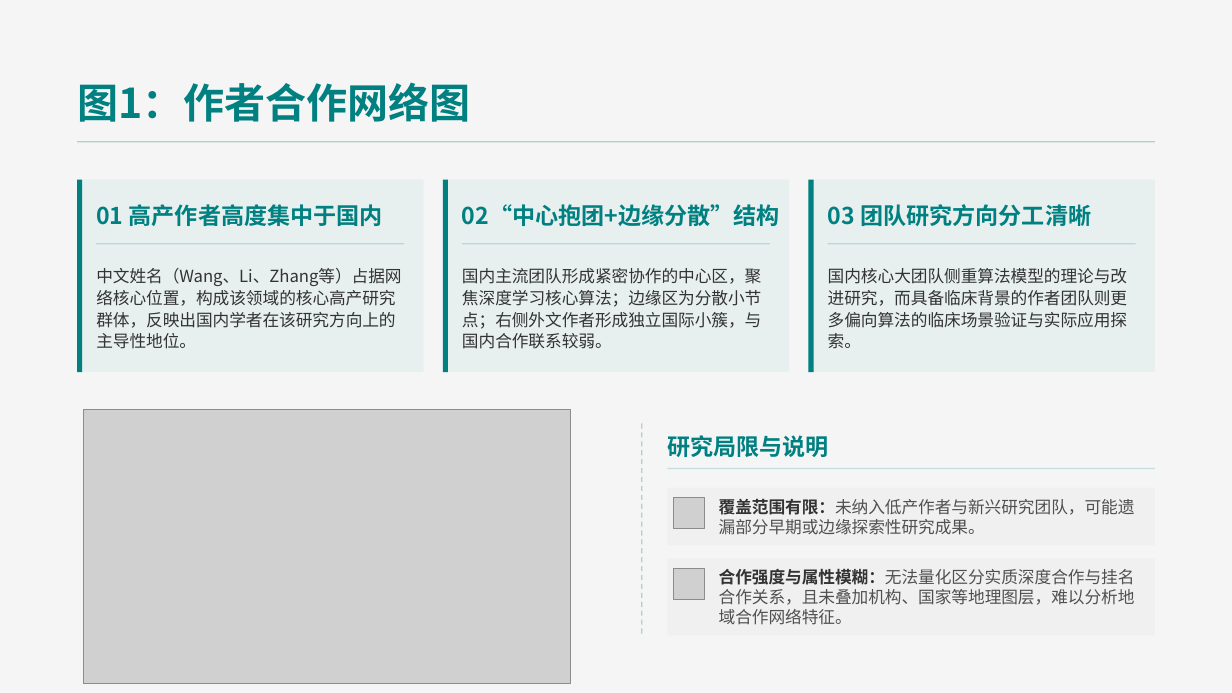
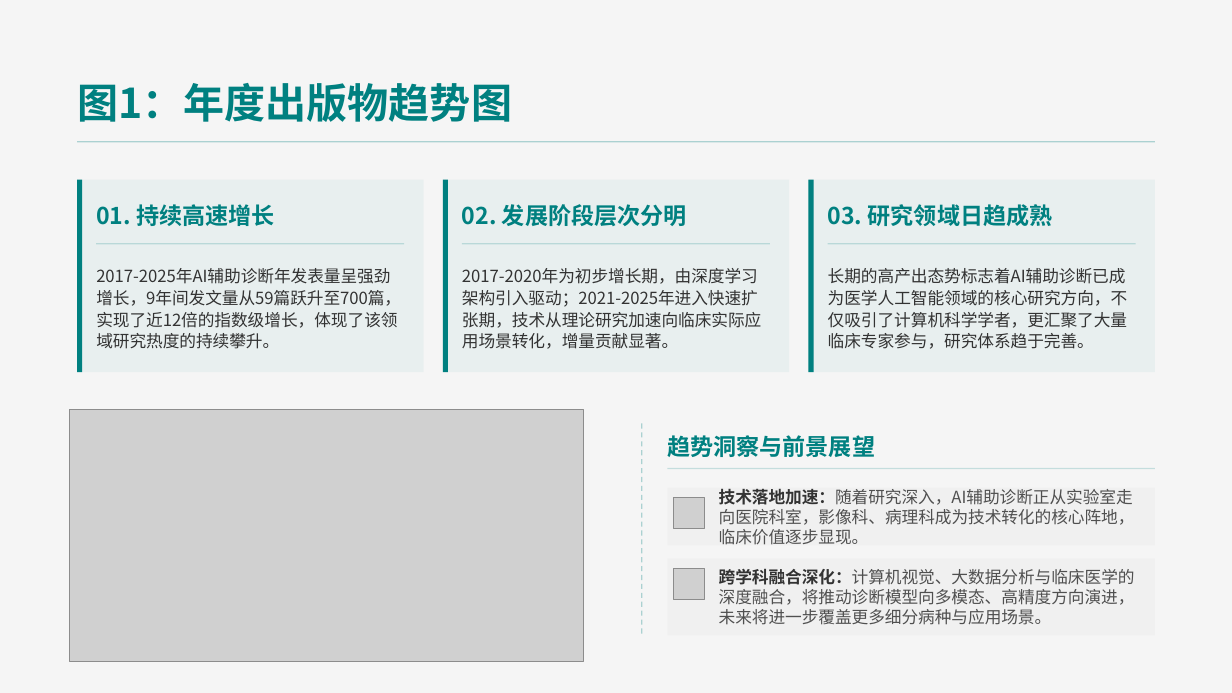
Before and after one commit to xzy11239/bibliometrics-project, a slide deck: slide 7 of presentation/人工智能辅助诊断的文献计量与知识图谱研究.pptx. Drawn at 1232x693 pixels with LibreOffice and Linux fonts; fonts in the diff are those of the drawing; grey boxes stand for pictures. Boxes give left, top, right and bottom in pixels: in the first picture for what was removed or moved away, otherwise in the second. Text is boxed around its words. In the diff, an @@ line names an element or a change of style, - is before the commit and + after.

```diff
--- a/presentation/人工智能辅助诊断的文献计量与知识图谱研究.pptx
+++ b/presentation/人工智能辅助诊断的文献计量与知识图谱研究.pptx
@@ text at [77, 83, 512, 122]: text changed @@
-图1：作者合作网络图
+图1：年度出版物趋势图
@@ text at [96, 204, 275, 226]: text changed @@
-01 高产作者高度集中于国内
+01. 持续高速增长
@@ text at [462, 204, 687, 226]: text changed @@
-02“中心抱团+边缘分散”结构
+02. 发展阶段层次分明
@@ text at [828, 204, 1053, 226]: text changed @@
-03 团队研究方向分工清晰
+03. 研究领域日趋成熟
@@ text at [96, 268, 401, 349]: text changed @@
-中文姓名（Wang、Li、Zhang等）占据网络核心位置，构成该领域的核心高产研究群体，反映出国内学者在该研究方向上的主导性地位。
+2017-2025年AI辅助诊断年发表量呈强劲增长，9年间发文量从59篇跃升至700篇，实现了近12倍的指数级增长，体现了该领域研究热度的持续攀升。
@@ text at [462, 268, 761, 349]: text changed @@
-国内主流团队形成紧密协作的中心区，聚焦深度学习核心算法；边缘区为分散小节点；右侧外文作者形成独立国际小簇，与国内合作联系较弱。
+2017-2020年为初步增长期，由深度学习架构引入驱动；2021-2025年进入快速扩张期，技术从理论研究加速向临床实际应用场景转化，增量贡献显著。
@@ text at [828, 268, 1128, 349]: text changed @@
-国内核心大团队侧重算法模型的理论与改进研究，而具备临床背景的作者团队则更多偏向算法的临床场景验证与实际应用探索。
+长期的高产出态势标志着AI辅助诊断已成为医学人工智能领域的核心研究方向，不仅吸引了计算机科学学者，更汇聚了大量临床专家参与，研究体系趋于完善。
@@ picture: place and size @@
-picture at [83, 409, 570, 684]
+picture at [69, 409, 583, 661]
@@ text at [667, 435, 875, 457]: text changed @@
-研究局限与说明
+趋势洞察与前景展望
@@ text in rounded rectangle at [719, 489, 1135, 545]: text changed @@
-覆盖范围有限：未纳入低产作者与新兴研究团队，可能遗漏部分早期或边缘探索性研究成果。
+技术落地加速：随着研究深入，AI辅助诊断正从实验室走向医院科室，影像科、病理科成为技术转化的核心阵地，临床价值逐步显现。
@@ rounded rectangle "技术落地加速：随着研究深入，AI辅助诊断正从实验室走向医院科室，影像科、病理科成为技术转化的核心阵地，临床价值逐步显现。": place and size @@
-rounded rectangle "技术落地加速：随着研究深入，AI辅助诊断正从实验室走向医院科室，影像科、病理科成为技术转化的核心阵地，临床价值逐步显现。" at [719, 499, 1135, 535]
+rounded rectangle "技术落地加速：随着研究深入，AI辅助诊断正从实验室走向医院科室，影像科、病理科成为技术转化的核心阵地，临床价值逐步显现。" at [719, 488, 1142, 545]
@@ text at [719, 569, 1135, 625]: text changed @@
-合作强度与属性模糊：无法量化区分实质深度合作与挂名合作关系，且未叠加机构、国家等地理图层，难以分析地域合作网络特征。
+跨学科融合深化：计算机视觉、大数据分析与临床医学的深度融合，将推动诊断模型向多模态、高精度方向演进，未来将进一步覆盖更多细分病种与应用场景。
```
Also in this commit, not shown: 11 other slides changed, 4 slides added, 2 slides removed.
